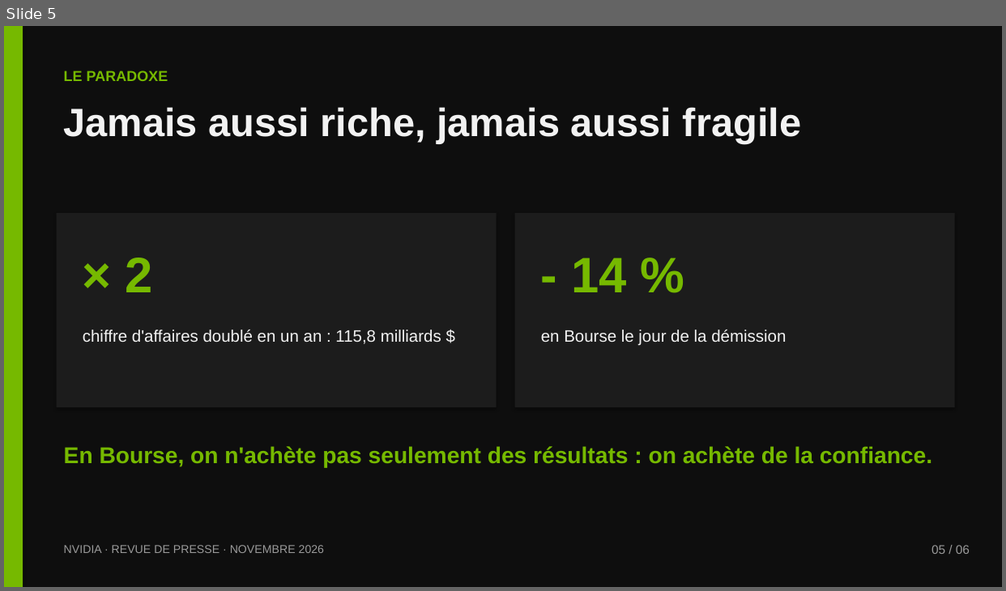
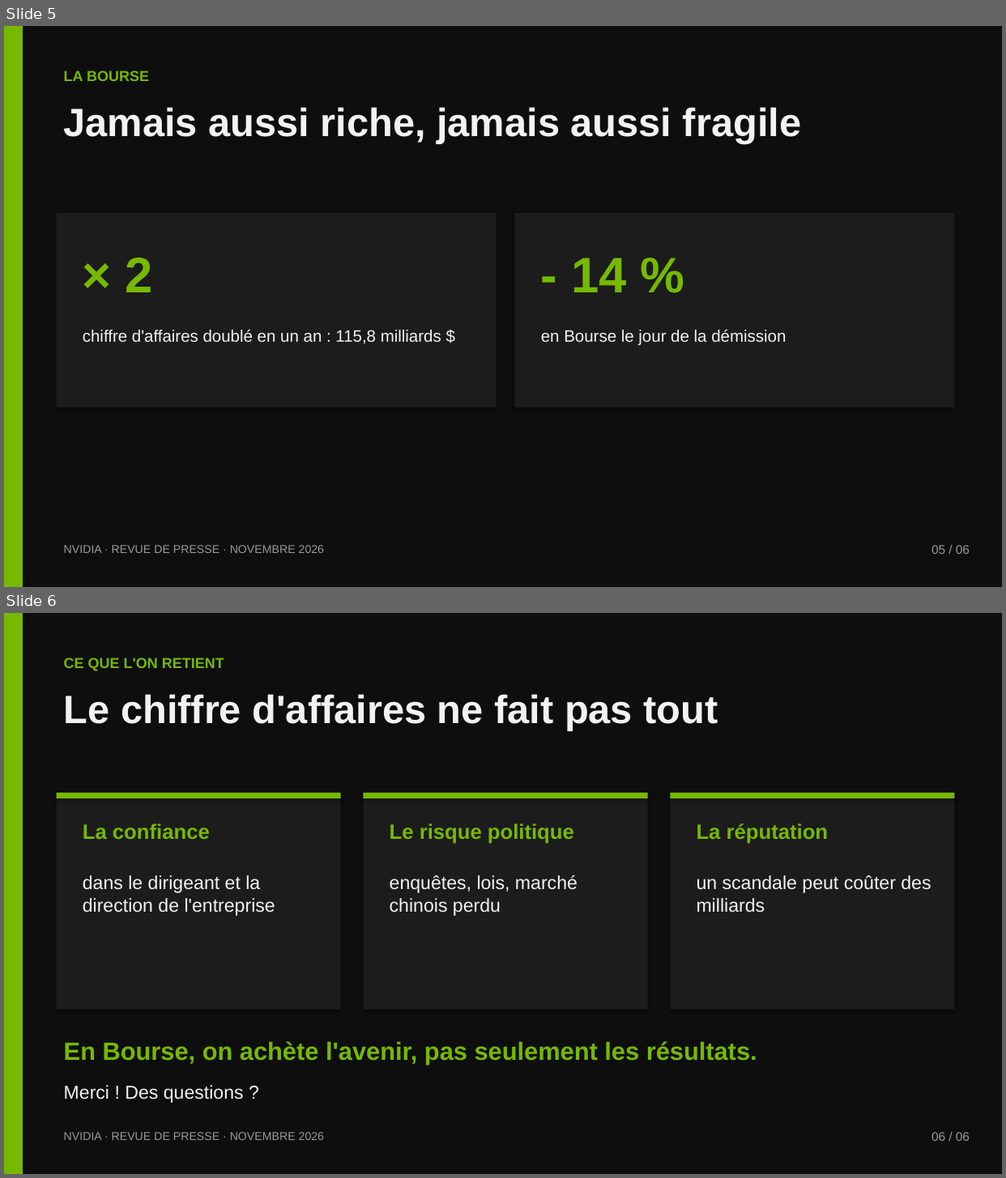
Before and after one commit to dehamnaadam-hue/Encole, a slide deck: nvidia/Nvidia-revue-de-presse.pptx. Shown one above the other, each under a label of ours: slide 5 before the commit, slides 5 and 6 after it. The pictures are 1006x591 and 1006x1178 pixels, drawn with LibreOffice and Linux fonts; fonts in the diff are those of the drawing. Boxes give left, top, right and bottom in pixels: in the first picture for what was removed or moved away, otherwise in the second. Text is boxed around its words. In the diff, an @@ line names an element or a change of style, - is before the commit and + after.

```diff
--- a/nvidia/Nvidia-revue-de-presse.pptx
+++ b/nvidia/Nvidia-revue-de-presse.pptx
@@ slide 6 added at bbox=[4, 613, 1002, 1174], background #0E0E0E @@
@@ rectangle added at bbox=[4, 613, 23, 1174], fill #76B900 @@
@@ text added at bbox=[64, 658, 224, 671], 14 pt, text #76B900, bold @@
+CE QUE L'ON RETIENT
@@ text added at bbox=[64, 694, 718, 730], 38 pt, text #F2F2F2, bold @@
+Le chiffre d'affaires ne fait pas tout
@@ rectangle added at bbox=[57, 793, 341, 1010], fill #1C1C1C @@
@@ rectangle added at bbox=[57, 793, 341, 798], fill #76B900 @@
@@ rectangle added at bbox=[364, 793, 648, 1010], fill #1C1C1C @@
@@ rectangle added at bbox=[364, 793, 648, 798], fill #76B900 @@
@@ rectangle added at bbox=[671, 793, 955, 1010], fill #1C1C1C @@
@@ rectangle added at bbox=[671, 793, 955, 798], fill #76B900 @@
@@ text added at bbox=[83, 824, 210, 839], 20 pt, text #76B900, bold @@
+La confiance
@@ text added at bbox=[390, 824, 574, 844], 20 pt, text #76B900, bold @@
+Le risque politique
@@ text added at bbox=[697, 824, 829, 844], 20 pt, text #76B900, bold @@
+La réputation
@@ text added at bbox=[83, 875, 275, 916], 18 pt, text #F2F2F2 @@
+dans le dirigeant et la direction de l'entreprise
@@ text added at bbox=[390, 875, 577, 916], 18 pt, text #F2F2F2 @@
+enquêtes, lois, marché chinois perdu
@@ text added at bbox=[697, 875, 931, 913], 18 pt, text #F2F2F2 @@
+un scandale peut coûter des milliards
@@ text added at bbox=[64, 1041, 757, 1065], 24 pt, text #76B900, bold @@
+En Bourse, on achète l'avenir, pas seulement les résultats.
@@ text added at bbox=[64, 1085, 244, 1103], 18 pt, text #F2F2F2 @@
+Merci ! Des questions ?
@@ text added at bbox=[64, 1132, 324, 1140], 11 pt, text #9A9A9A @@
+NVIDIA · REVUE DE PRESSE · NOVEMBRE 2026
@@ text added at bbox=[931, 1132, 970, 1141], 12 pt, text #9A9A9A @@
+06 / 06
@@ slide 5 changed as well @@
@@ text at bbox=[64, 71, 149, 81]: text changed @@
-LE PARADOXE
+LA BOURSE
@@ text removed at bbox=[64, 446, 932, 468] @@
-En Bourse, on n'achète pas seulement des résultats : on achète de la confiance.
```
Also in this commit, not shown: 4 other slides changed, 1 slide removed, 1 other file.
